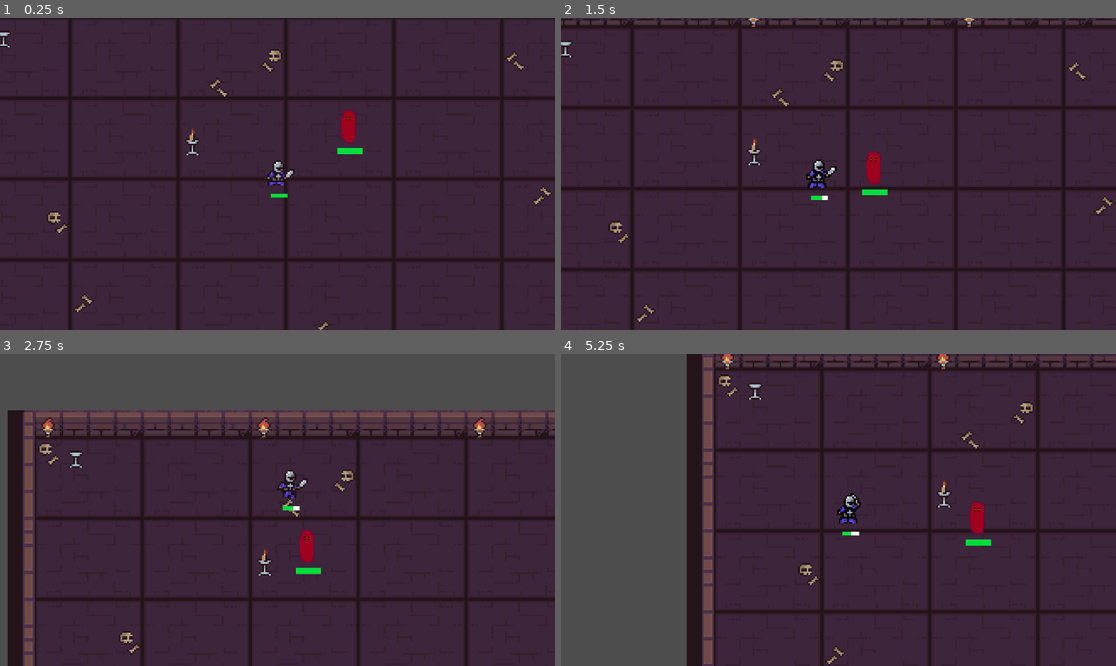
Above: before the commit, frames 1-4 (two rows, left to right).
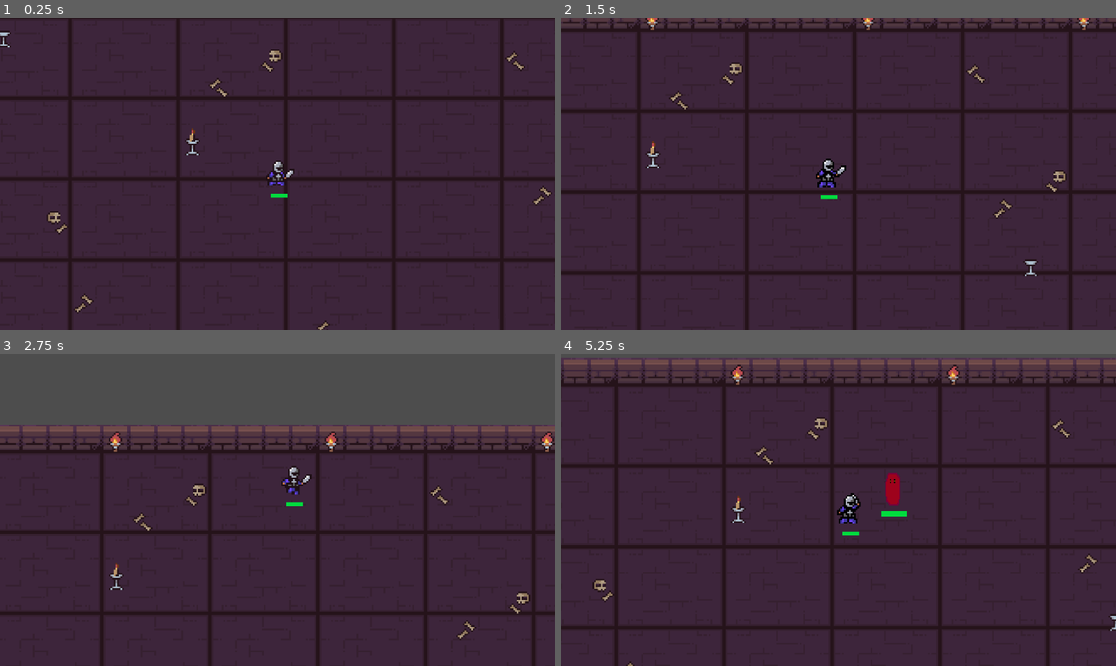
Above: after the commit, the same moments.

Repository: Lukas74m/gae_ca2
Game: Godot game, scene res://scenes/game/Game.tscn
Same seed, same stepped clock (60 frames per second), same inputs: the game is played once before the commit and once after it.
Inputs (mouse positions are in pixels of both pictures, inside the frame that each line leads up to):
- Up to frame 1 (0.25 s): no input
- Up to frame 2 (1.5 s): move the mouse to (960, 158) at 0.52 s; hold Q (attack) 0.53-1.28 s; move the mouse to (727, 189) at 1.27 s; tap Q (attack) at 1.35 s
- Up to frame 3 (2.75 s): move the mouse to (333, 441) at 2.02 s; hold E (dash) from 2.03 s (still down); tap Q (attack) at 2.3 s
- Up to frame 4 (5.25 s): move the mouse to (810, 572) at 2.77 s; release E (dash) at 2.78 s; tap Q (attack) at 2.85, 4.55 s; move the mouse to (1005, 556) at 3.52 s; hold Q (attack) 3.53-4.28 s; move the mouse to (672, 463) at 4.27 s; tap E (dash) at 4.35 s; move the mouse to (866, 510) at 5.02 s; hold Q (attack) from 5.03 s (still down)

The runs differ from the first frame. In frame 1, 0.4% of the frame differs, in the area x 60-66%, y 29-44%; in frame 2, 11%; in frame 3, 20%; in frame 4, 38%, in the area x 0-100%, y 0-100%.

Commit message:
Connected ProgressManager to EnemyManager
First enemy wave spawns now

Diff:
--- a/gae-ca2/resources/enemies/slime.tres
+++ b/gae-ca2/resources/enemies/slime.tres
@@ -5,7 +5,7 @@
 [resource]
 script = ExtResource("1_6pnpc")
 texture = "res://assets/enemies/pixil-frame-0 (6).png"
-max_health = 100
+max_health = 50
 movement_speed = 50.0
 attack_range = 15.0
 attack_damage = 1.0
--- a/gae-ca2/resources/level/level_1.tres
+++ b/gae-ca2/resources/level/level_1.tres
@@ -6,6 +6,9 @@
 script = ExtResource("1_mgrjq")
 current_level = 1
 level_wave_size = 10
-enemy_composition = {}
+enemy_composition = {
+"slime": 10
+}
+spawn_frequency = 5
 level_boss = "GogginsDavid"
 metadata/_custom_type_script = "uid://cm03la2l26qe"
--- a/gae-ca2/scripts/components/playerStatsComponent/player_stats_component.gd
+++ b/gae-ca2/scripts/components/playerStatsComponent/player_stats_component.gd
@@ -3,7 +3,7 @@
 
 # base stats from the player
 var base_stats = {
-	"attack_damage": 20,
+	"attack_damage": 25,
 	"attack_range": 10,
 	#"attack_cooldown": 2, 				# Cooldown is based on animations
 	"dash_speed": 200,
--- a/gae-ca2/scripts/game/game.gd
+++ b/gae-ca2/scripts/game/game.gd
@@ -6,7 +6,7 @@
 
 # Called when the node enters the scene tree for the first time.
 func _ready() -> void:
-	enemy_manager.spawn_enemy()
+	#enemy_manager.spawn_enemy()
 	Global.player = player
 	game_timer.start()
 
--- a/gae-ca2/scripts/manager/enemy_manager.gd
+++ b/gae-ca2/scripts/manager/enemy_manager.gd
@@ -12,22 +12,25 @@
 
 
 func load_enemy_resources():
-	enemy_resources = [
-		preload("res://resources/enemies/slime.tres")
-	]
-	#base_enemy_scenes.shuffle()
-
-func spawn_enemy():
-	for enemy_resource in enemy_resources:
-		var enemy_object = enemy_base_scene.instantiate()
-		enemy_object.enemy_resource = enemy_resource
-		#enemy_object.global_position = position
-		enemy_object.add_to_group("enemies")
-		add_child(enemy_object)
+	enemy_resources = {
+		"slime": preload("res://resources/enemies/slime.tres")
+	}
 
 
-func spawn_wave(enemy_composition):
-	print("Spawning")
+func spawn_enemy(enemy):
+	var enemy_object = enemy_base_scene.instantiate()
+	enemy_object.enemy_resource = enemy_resources[enemy]
+	enemy_object.global_position = Vector2(0, 0)
+	enemy_object.add_to_group("enemies")
+	add_child(enemy_object)
+
+
+func spawn_wave(enemy_composition, spawn_frequency):
+	for enemy in enemy_composition:
+		for enemy_amount in range(enemy_composition[enemy]):
+			print(enemy)
+			await get_tree().create_timer(spawn_frequency).timeout
+			spawn_enemy(enemy)
 
 
 func _on_enemy_died():
--- a/gae-ca2/scripts/manager/progress_manger.gd
+++ b/gae-ca2/scripts/manager/progress_manger.gd
@@ -9,6 +9,7 @@
 	"current_level": 0,
 	"level_wave_size": 0,
 	"enemy_composition": {},
+	"spawn_frequency": 0,
 	"level_boss": ""
 }
 
@@ -25,14 +26,16 @@
 
 
 func on_level_up():
+	#print("Should level up")
 	var next_level = current_level_dict["current_level"] + 1
 	level_resource = progress_resources["level_" + str(next_level)]
 	load_level_information()
-	enemy_manager.spawn_wave(current_level_dict["enemy_composition"])
+	enemy_manager.spawn_wave(current_level_dict["enemy_composition"], current_level_dict["spawn_frequency"])
 
 
 func load_level_information():
 	current_level_dict["current_level"] = level_resource.current_level
 	current_level_dict["level_wave_size"] = level_resource.level_wave_size
 	current_level_dict["enemy_composition"] = level_resource.enemy_composition
+	current_level_dict["spawn_frequency"] = level_resource.spawn_frequency
 	current_level_dict["level_boss"] = level_resource.level_boss
--- a/gae-ca2/scripts/manager/progress_resource.gd
+++ b/gae-ca2/scripts/manager/progress_resource.gd
@@ -4,4 +4,5 @@
 @export var current_level: int
 @export var level_wave_size: int
 @export var enemy_composition: Dictionary
+@export var spawn_frequency: int
 @export var level_boss: String
